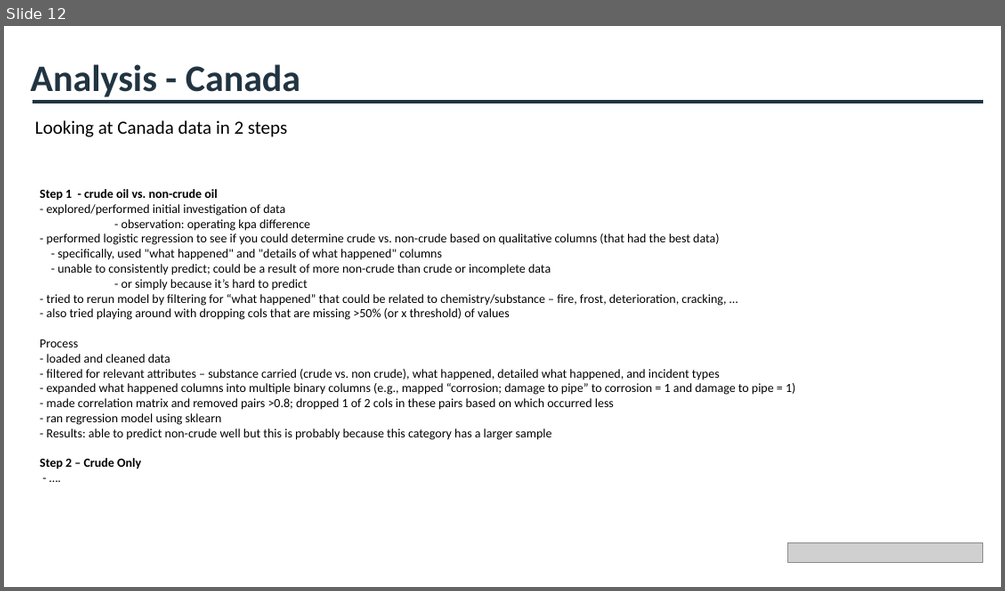
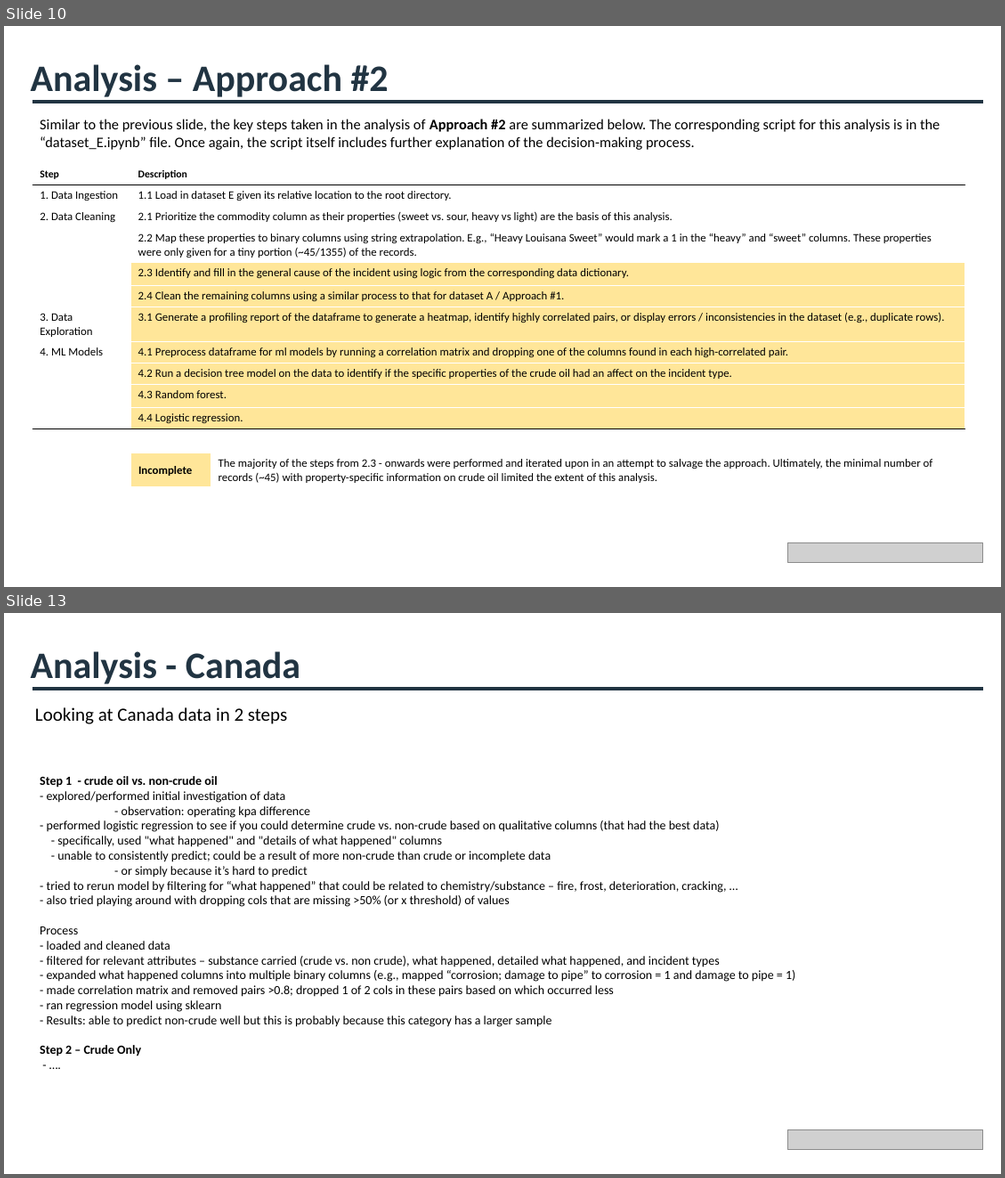
Before and after one commit to cameronmackinnon/crude_oil_accidents, a slide deck: presentations/Pipeline Accidents Presentation v0.pptx. Shown one above the other, each under a label of ours: slide 12 before the commit, slides 10 and 13 after it; the slides between them are not shown. The pictures are 1005x591 and 1005x1178 pixels, drawn with LibreOffice and Linux fonts; fonts in the diff are those of the drawing; grey boxes stand for pictures. Boxes give left, top, right and bottom in pixels: in the first picture for what was removed or moved away, otherwise in the second. Text is boxed around its words. In the diff, an @@ line names an element or a change of style, - is before the commit and + after.

Commit message:
new models on A

```diff
--- a/presentations/Pipeline Accidents Presentation v0.pptx
+++ b/presentations/Pipeline Accidents Presentation v0.pptx
@@ slide 10 added at [4, 26, 1001, 587], background #FFFFFF @@
@@ text added at [31, 64, 388, 97], 36 pt, text #213442, bold @@
+Analysis – Approach #2
@@ line added from (32, 102) to (983, 102), #213442 3 pt @@
@@ text added at [40, 119, 939, 150], 14 pt, text #000000 @@
+Similar to the previous slide, the key steps taken in the analysis of Approach #2 are summarized below. The corresponding script for this analysis is in the “dataset_E.ipynb” file. Once again, the script itself includes further explanation of the decision-making process.
@@ table added at [32, 164, 965, 428], 11 rows, 2 columns @@
+Step | Description
+1. Data Ingestion | 1.1 Load in dataset E given its relative location to the root directory.
+2. Data Cleaning | 2.1 Prioritize the commodity column as their properties (sweet vs. sour, heavy vs light) are the basis of this analysis.
+ | 2.2 Map these properties to binary columns using string extrapolation. E.g., “Heavy Louisana Sweet” would mark a 1 in the “heavy” and “sweet” columns. These properties were only given for a tiny portion (~45/1355) of the records.
+ | 2.3 Identify and fill in the general cause of the incident using logic from the corresponding data dictionary.
+ | 2.4 Clean the remaining columns using a similar process to that for dataset A / Approach #1.
+3. Data Exploration | 3.1 Generate a profiling report of the dataframe to generate a heatmap, identify highly correlated pairs, or display errors / inconsistencies in the dataset (e.g., duplicate rows).
+4. ML Models | 4.1 Preprocess dataframe for ml models by running a correlation matrix and dropping one of the columns found in each high-correlated pair.
+ | 4.2 Run a decision tree model on the data to identify if the specific properties of the crude oil had an affect on the incident type.
+ | 4.3 Random forest.
+ | 4.4 Logistic regression.
@@ table added at [131, 452, 966, 487], 1 rows, 2 columns @@
+Incomplete | The majority of the steps from 2.3 - onwards were performed and iterated upon in an attempt to salvage the approach. Ultimately, the minimal number of records (~45) with property-specific information on crude oil limited the extent of this analysis.
@@ picture added at [788, 542, 984, 562] @@
@@ what was slide 12 is now slide 13 @@
```
Also in this commit, not shown: 4 slides changed, 7 other slides added, 7 slides removed, 3 other files.
